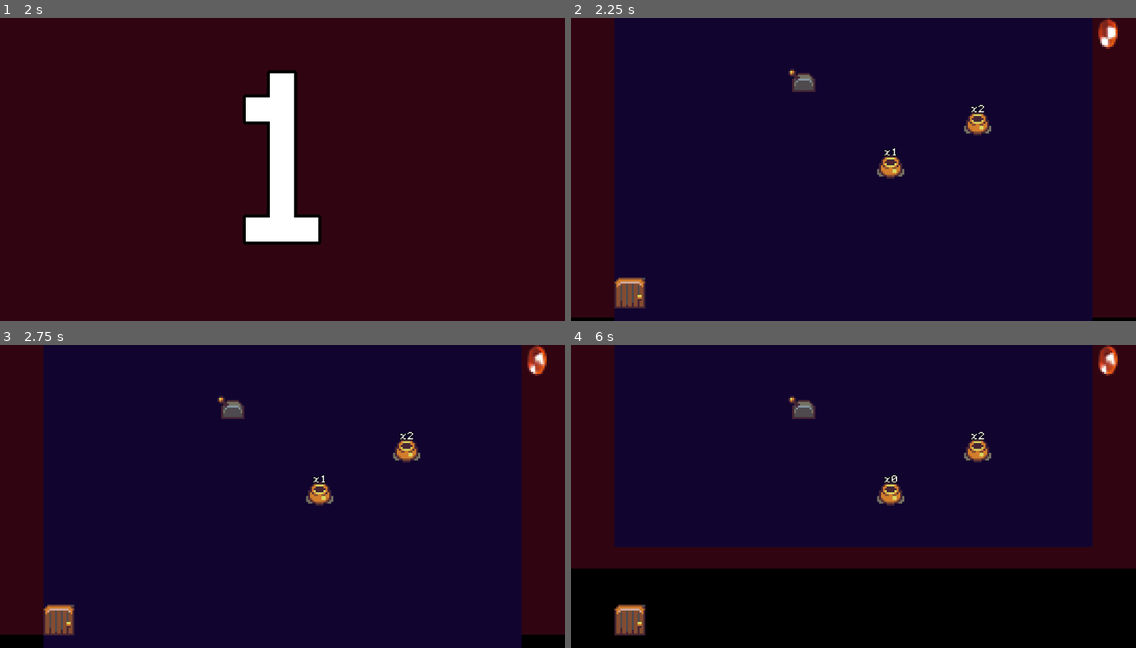
Above: before the commit, frames 1-4 (two rows, left to right).
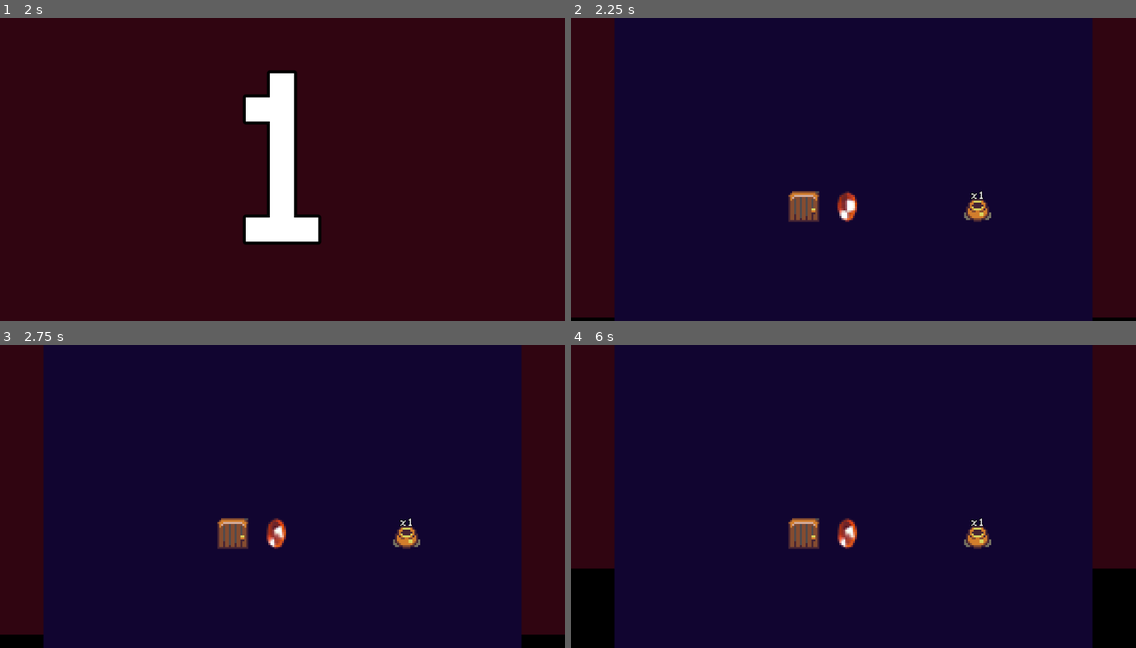
Above: after the commit, the same moments.

Repository: tedsteen/godot-cursors
Game: Godot game, scene res://main.tscn
Same seed, same stepped clock (60 frames per second), same inputs: the game is played once before the commit and once after it. Sound files missing from this copy of the repository are replaced by a short silence.
Inputs (mouse positions are in pixels of both pictures, inside the frame that each line leads up to):
- Up to frame 1 (2 s): click "Start!" at 0.5 s; move the mouse to (406, 154) at 1.27 s; click (406, 154) at 1.42 s
- Up to frame 2 (2.25 s): tap Enter at 2 s; move the mouse to (740, 184) at 2.02 s; click (740, 184) at 2.17 s
- Up to frame 3 (2.75 s): no input
- Up to frame 4 (6 s): move the mouse to (910, 429) at 2.77 s; click (910, 429) at 2.92 s; move the mouse to (825, 557) at 3.52 s; click (825, 557) at 3.67 s; move the mouse to (1023, 541) at 4.27 s; click (1023, 541) at 4.42 s; tap Space at 5 s; move the mouse to (684, 451) at 5.02 s; click (684, 451) at 5.17 s; move the mouse to (881, 496) at 5.77 s; click (881, 496) at 5.92 s

Frame 1 is identical in both runs. In frame 2, 2.8% of the frame differs, in the area x 7-97%, y 0-96%; in frame 3, 2.8%; in frame 4, 30%, in the area x 7-97%, y 0-100%.

Commit message:
more interesting level progression

Diff:
--- a/dungeon.gd
+++ b/dungeon.gd
@@ -34,7 +34,7 @@
 func get_next_level(p_level: Level) -> Level:
 	var curr_index = levels.find(p_level)
 	if levels.size() <= curr_index + 1:
-		var level = Level.create(rng, int(background_rect.size.x / Level.CELL_SIZE), int(background_rect.size.y / Level.CELL_SIZE))
+		var level = Level.create(rng, int(background_rect.size.x / Level.CELL_SIZE), int(background_rect.size.y / Level.CELL_SIZE), curr_index + 1)
 		level.hide()
 		levels.append(level)
 		add_child(level)
--- a/level.gd
+++ b/level.gd
@@ -5,21 +5,24 @@
 
 var width: int
 var height: int
+var difficulty = 0
 var rng: RandomNumberGenerator
 
 var total_pot_health: int
 var curr_pot_health: int
 
 const CELL_SIZE = 90
-static func create(p_rng: RandomNumberGenerator, p_width: int, p_height: int) -> Level:
+static func create(p_rng: RandomNumberGenerator, p_width: int, p_height: int, p_difficulty = 0) -> Level:
+	print_debug("create level ", p_difficulty)
 	var level: Level = level_res.instantiate()
 	level.rng = p_rng
 	level.width = p_width
 	level.height = p_height
+	level.difficulty = p_difficulty
 	return level
 
 func _ready():
-	generate_map_data(2, 2)
+	generate_map_data()
 	total_pot_health = count_pot_health()
 
 func set_active(p_active: bool):
@@ -43,22 +46,24 @@
 func has_entity(entity: Entity) -> bool:
 	return get_nodes_in_group("entities").any(func(node): return node == entity)
 
-func generate_map_data(difficulty: int, amount: int):
+func generate_map_data():
+
 	var available_entities: Array[Entity] = []
 
-	for i in range(0, amount):
-		available_entities.append(Pot.create(rng.randi() % difficulty + 1))
+	for i in range(0, 1 + int(difficulty*0.5)):
+		available_entities.append(Pot.create(rng.randf() * difficulty + 1))
 
-	var lever: Lever = Lever.create()
-	available_entities.append(lever)
-	for i in range(0, 1):
-		var gem: Gem = Gem.create()
-		available_entities.append(gem)
-		#available_entities.append(Door.create(gem, pots_cleared, lever))
+	var gem: Gem = Gem.create()
+	available_entities.append(gem)
+	#available_entities.append(Door.create(gem, pots_cleared, lever))
 
 	var stairs_up: StairsUp = StairsUp.create()
-	#available_entities.append(stairs_up)
-	available_entities.append(Door.create(stairs_up, func(): return curr_pot_health == 0 && lever.is_pulled))
+	if difficulty > 1 && rng.randi() % 3 == 0:
+		var lever: Lever = Lever.create()
+		available_entities.append(lever)
+		available_entities.append(Door.create(stairs_up, func(): return curr_pot_health == 0 && lever.is_pulled))
+	else:
+		available_entities.append(Door.create(stairs_up, func(): return curr_pot_health == 0))
 
 	if available_entities.size() > width * height:
 		push_error("Can't fit content on map.")
--- a/main.tscn
+++ b/main.tscn
@@ -17,7 +17,7 @@
 
 
 func _on_button_pressed():
-	var dungeon: Dungeon = Dungeon.create(9)
+	var dungeon: Dungeon = Dungeon.create(1)
 
 	get_tree().get_root().add_child.call_deferred(dungeon)
 	queue_free()
